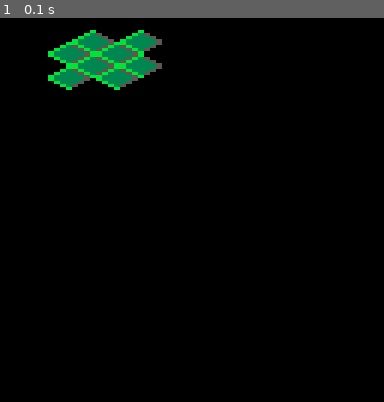
Above: before the commit, frame 1.
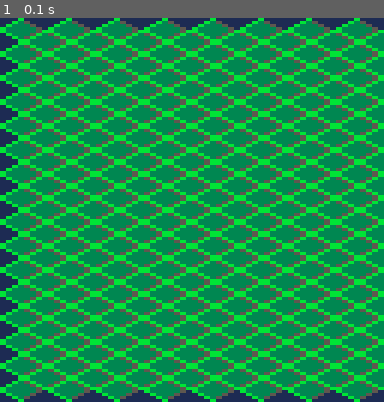
Above: after the commit, the same moment.

Repository: joestrong/stone-golf
Game: PICO-8 cartridge stone_golf.p8
Same seed, same stepped clock (60 frames per second), same inputs: the game is played once before the commit and once after it.
Inputs:
- Up to frame 1 (0.1 s): no input

The runs differ from the first frame. In frame 1, 97% of the frame differs, in the area x 0-100%, y 0-100%.

Commit message:
Fill the screen with tiles

Diff:
--- a/stone_golf.p8
+++ b/stone_golf.p8
@@ -1,27 +1,20 @@
 pico-8 cartridge // http://www.pico-8.com
 version 38
 __lua__
-tiles={
-	{1,1,1,1},
-	{1,1,1,1},
-	{1,1,1,1},
-	{1,1,1,1}
-}
-
 function _update()
 
 end
 
 function _draw()
-	cls()
-	for y = 1,4,1 do
+	cls(1)
+	for y = 0,30,1 do
 		if y%2==0 then
 			offset=0
 		else
 			offset=8
 		end
-		for x = 1,2,1 do
-			tile=tiles[y][x]
+		for x = 0,7,1 do
+			tile=1
 			spr(tile,x*16+offset,y*4)
 			spr(tile+1,x*16+offset+8,y*4)
 		end
